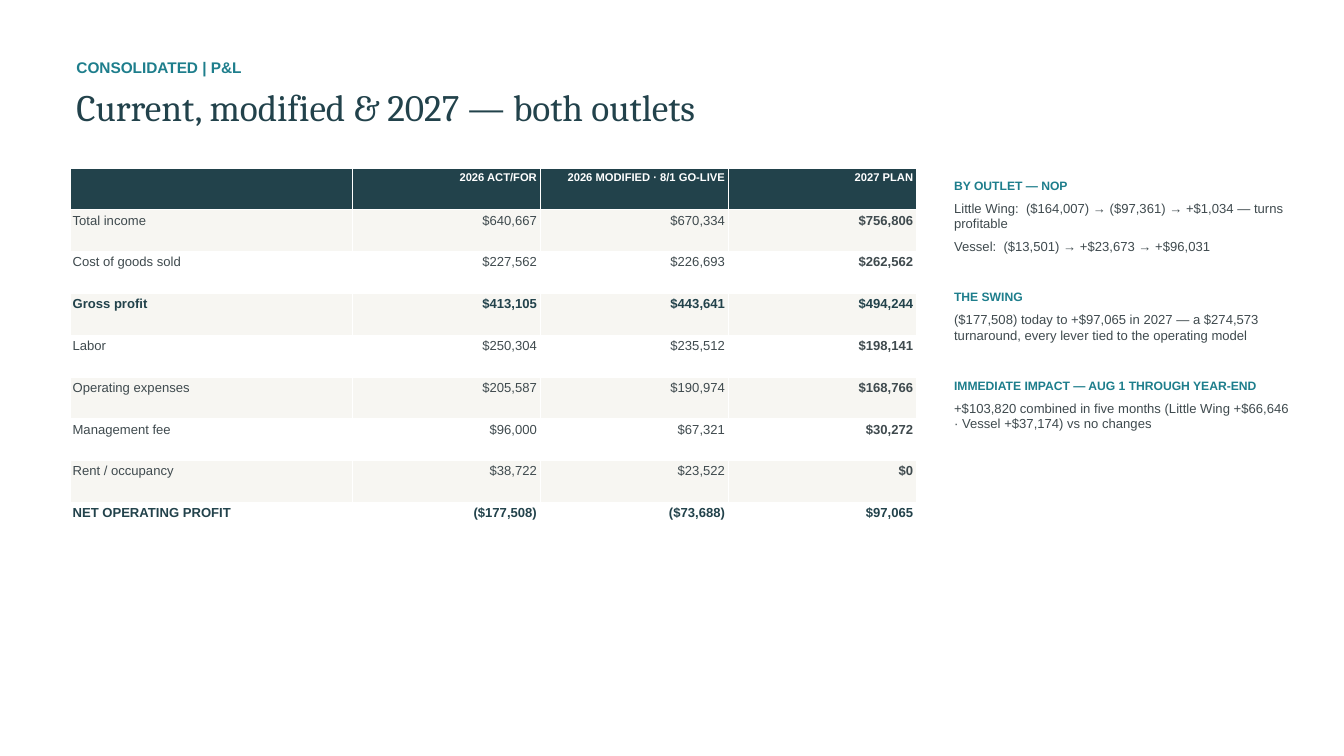
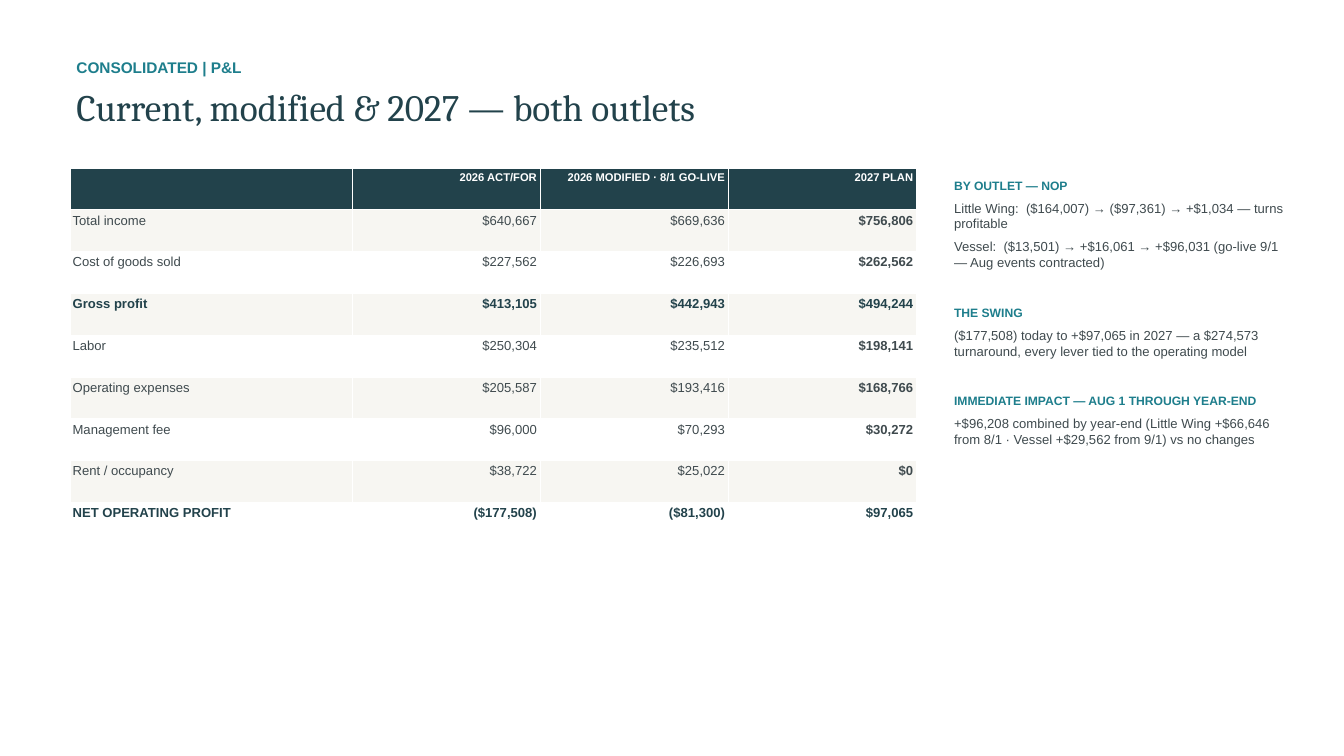
Before and after one commit to rrmethodco/lwvessel, a slide deck: slide 19 of LW_Vessel_Plan_of_Action_071026_10.pptx. Drawn at 1344x756 pixels with LibreOffice and Linux fonts; fonts in the diff are those of the drawing. Boxes give left, top, right and bottom in pixels: in the first picture for what was removed or moved away, otherwise in the second. Text is boxed around its words. In the diff, an @@ line names an element or a change of style, - is before the commit and + after.

```diff
--- a/LW_Vessel_Plan_of_Action_071026_10.pptx
+++ b/LW_Vessel_Plan_of_Action_071026_10.pptx
@@ table at [70, 168, 917, 544] @@
-row 2, column 3: $670,334
+row 2, column 3: $669,636
-row 4, column 3: $443,641
+row 4, column 3: $442,943
-row 6, column 3: $190,974
+row 6, column 3: $193,416
-row 7, column 3: $67,321
+row 7, column 3: $70,293
-row 8, column 3: $23,522
+row 8, column 3: $25,022
-row 9, column 3: ($73,688)
+row 9, column 3: ($81,300)
@@ text at [954, 241, 1278, 270]: text changed @@
-Vessel: ($13,501) → +$23,673 → +$96,031
+Vessel: ($13,501) → +$16,061 → +$96,031 (go-live 9/1 — Aug events contracted)
@@ text at [954, 418, 1270, 447]: text changed @@
-+$103,820 combined in five months (Little Wing +$66,646 · Vessel +$37,174) vs no changes
++$96,208 combined by year-end (Little Wing +$66,646 from 8/1 · Vessel +$29,562 from 9/1) vs no changes
```
Also in this commit, not shown: 2 other slides changed, 3 other files.
